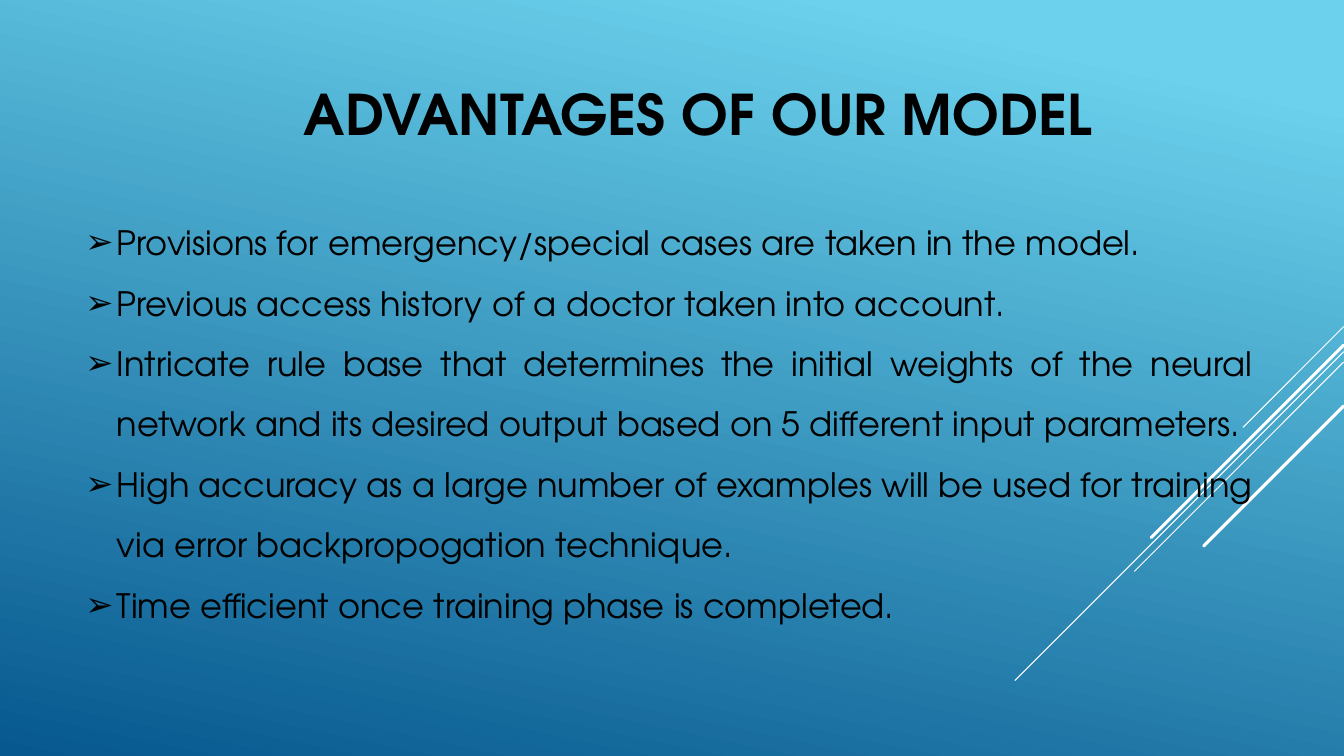
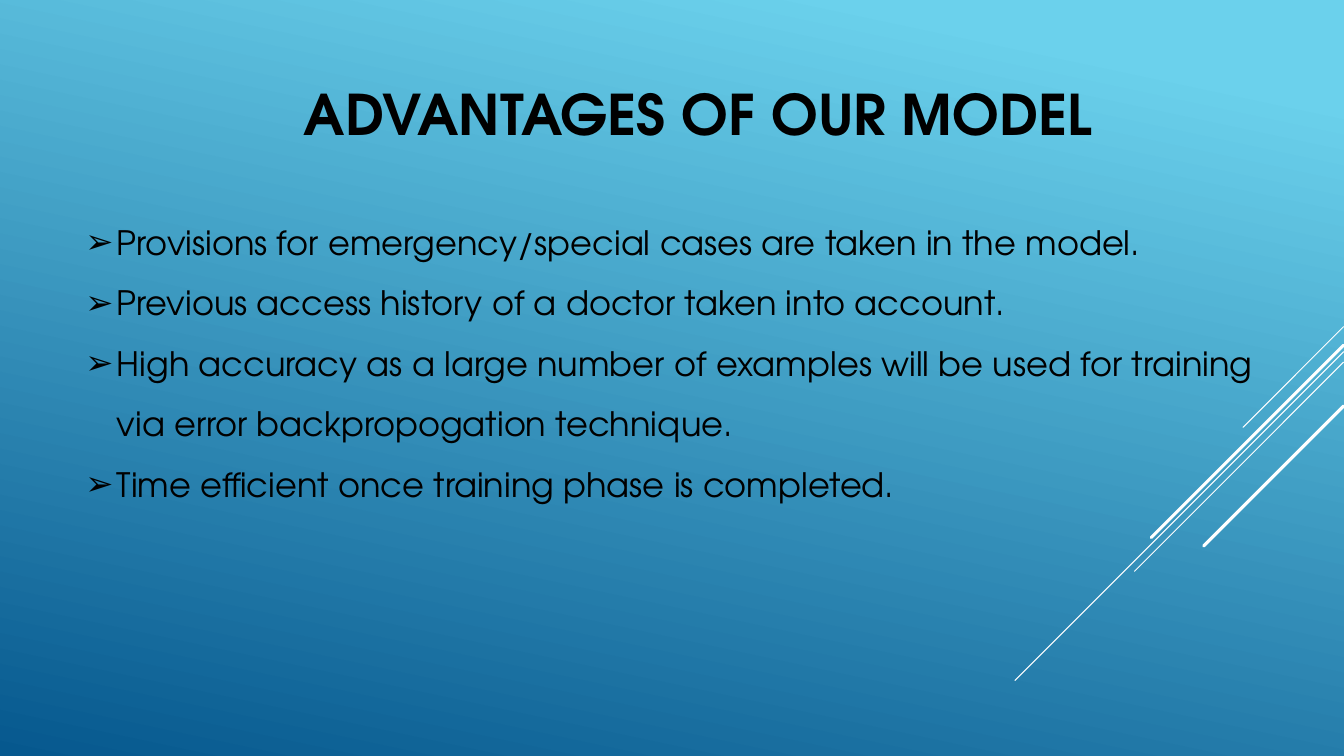
Before and after one commit to dipam7/BE-project-report, a slide deck: slide 6 of DETERMINATION OF GENUINENESS OF A MEDICAL PROFESSIONAL.pptx. Drawn at 1344x756 pixels with LibreOffice and Linux fonts; fonts in the diff are those of the drawing. Boxes give left, top, right and bottom in pixels: in the first picture for what was removed or moved away, otherwise in the second. Text is boxed around its words. In the diff, an @@ line names an element or a change of style, - is before the commit and + after.

```diff
--- a/DETERMINATION OF GENUINENESS OF A MEDICAL PROFESSIONAL.pptx
+++ b/DETERMINATION OF GENUINENESS OF A MEDICAL PROFESSIONAL.pptx
@@ text at (117, 351, 1253, 453): paragraph removed @@
-➢ Intricate rule base that determines the initial weights of the neural network and its desired output based on 5 different input parameters.
```
Also in this commit, not shown: 2 other slides changed, 1 slide added, 1 other file.
